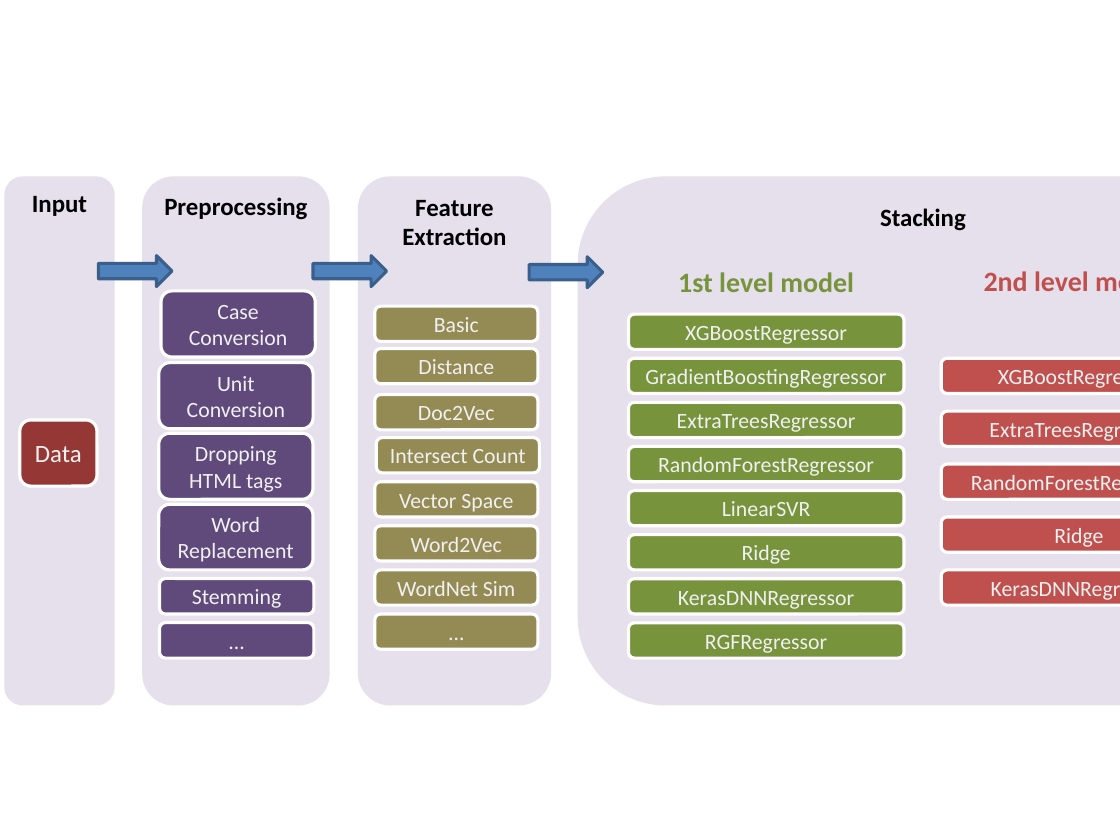
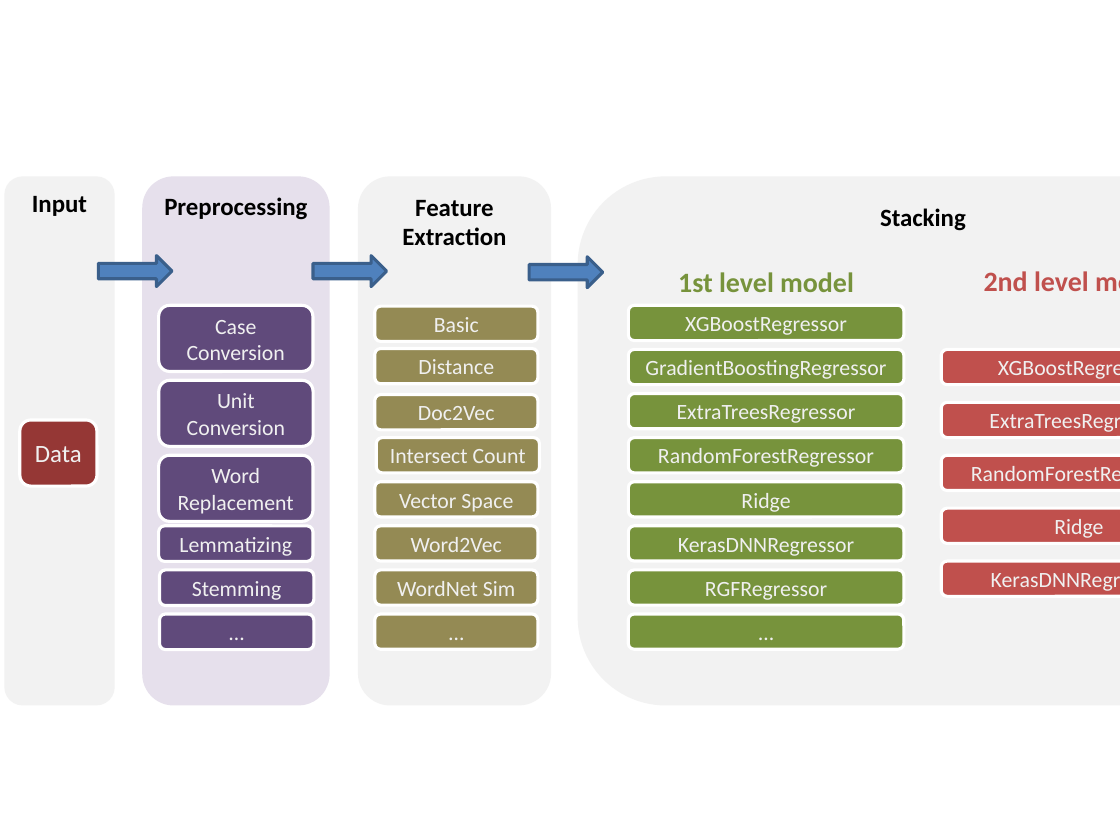
Before and after one commit to ChenglongChen/kaggle-HomeDepot, a slide deck: slide 1 of Fig/FlowChart.pptx. Drawn at 1120x840 pixels with LibreOffice and Linux fonts; fonts in the diff are those of the drawing. Boxes give left, top, right and bottom in pixels: in the first picture for what was removed or moved away, otherwise in the second. Text is boxed around its words. In the diff, an @@ line names an element or a change of style, - is before the commit and + after.

```diff
--- a/Fig/FlowChart.pptx
+++ b/Fig/FlowChart.pptx
@@ fill #E6E0EC to #E4E4E4 in 3 elements at (4, 176, 115, 704), (358, 176, 552, 704), (578, 176, 1120, 704) @@
@@ rounded rectangle "1st level model": place and size @@
-rounded rectangle "1st level model" at (678, 272, 854, 292)
+rounded rectangle "1st level model" at (664, 256, 869, 306)
@@ rounded rectangle "Case Conversion": place and size @@
-rounded rectangle "Case Conversion" at (161, 291, 316, 357)
+rounded rectangle "Case Conversion" at (159, 306, 314, 372)
@@ rounded rectangle "Unit Conversion": place and size @@
-rounded rectangle "Unit Conversion" at (159, 363, 314, 429)
+rounded rectangle "Unit Conversion" at (159, 381, 314, 447)
@@ rounded rectangle removed at (159, 433, 314, 500) @@
-Dropping HTML tags
@@ rounded rectangle "Word Replacement": place and size @@
-rounded rectangle "Word Replacement" at (159, 504, 314, 570)
+rounded rectangle "Word Replacement" at (159, 455, 314, 521)
@@ rounded rectangle "Ridge": place and size @@
-rounded rectangle "Ridge" at (628, 534, 904, 569)
+rounded rectangle "Ridge" at (628, 482, 904, 516)
@@ rounded rectangle removed at (628, 491, 904, 525) @@
-LinearSVR
@@ rounded rectangle added at (159, 525, 314, 561), fill #604A7B, outline #F0F0F0 2 pt, 14 pt, text #F0F0F0 @@
+Lemmatizing
@@ rounded rectangle "KerasDNNRegressor": place and size @@
-rounded rectangle "KerasDNNRegressor" at (628, 579, 904, 614)
+rounded rectangle "KerasDNNRegressor" at (628, 525, 904, 560)
@@ rounded rectangle "RGFRegressor": place and size @@
-rounded rectangle "RGFRegressor" at (628, 623, 904, 657)
+rounded rectangle "RGFRegressor" at (628, 570, 904, 605)
@@ 11 rounded rectangles: place and size @@
-11 rounded rectangles at (159, 315, 1120, 659)
+11 rounded rectangles at (159, 306, 1120, 650)
@@ rounded rectangle added at (628, 614, 904, 648), fill #77933C, outline #F0F0F0 2 pt, 14 pt, text #F0F0F0 @@
+…
```
Also in this commit, not shown: 12 other files.
